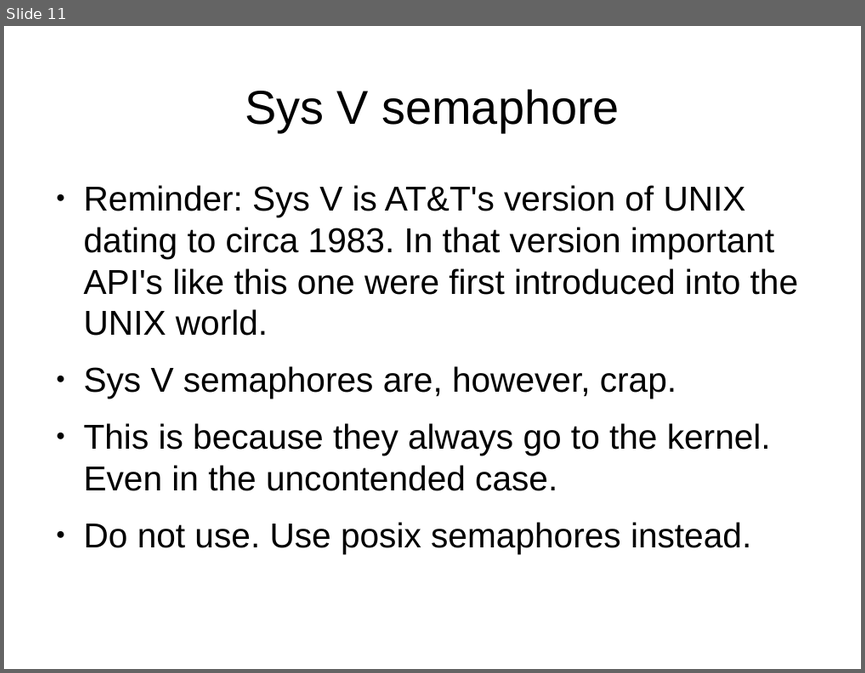
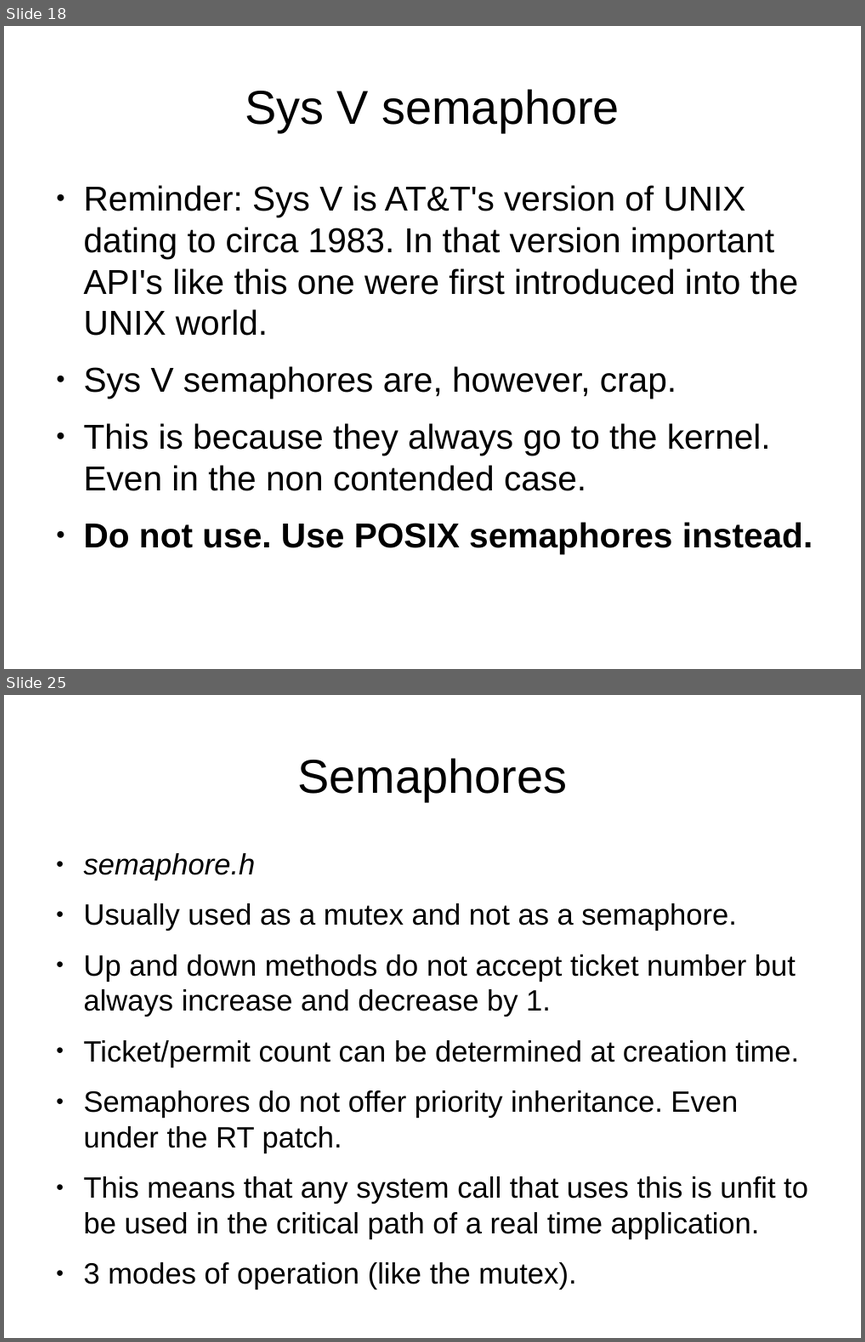
Before and after one commit to kalmuthu/slides, a slide deck: odp/linux/locking.odp. Shown one above the other, each under a label of ours: slide 11 before the commit, slides 18 and 25 after it; the slides between them are not shown. The pictures are 865x673 and 865x1342 pixels, drawn with LibreOffice and Linux fonts; fonts in the diff are those of the drawing. Boxes give left, top, right and bottom in pixels: in the first picture for what was removed or moved away, otherwise in the second. Text is boxed around its words. In the diff, an @@ line names an element or a change of style, - is before the commit and + after.

```diff
--- a/odp/linux/locking.odp
+++ b/odp/linux/locking.odp
@@ slide 25 added at box(4, 695, 861, 1338), background #FFFFFF @@
@@ title added at box(297, 758, 567, 801), 44 pt, text #000000 @@
+Semaphores
@@ text added at box(84, 853, 808, 1289), 27.2 pt, text #000000 @@
+● semaphore.h
+● Usually used as a mutex and not as a semaphore.
+● Up and down methods do not accept ticket number but always increase and decrease by 1.
+● Ticket/permit count can be determined at creation time.
+● Semaphores do not offer priority inheritance. Even under the RT patch.
+● This means that any system call that uses this is unfit to be used in the critical path of a real time application.
+● 3 modes of operation (like the mutex).
@@ what was slide 11 is now slide 18 @@
@@ slide 18 changed as well @@
@@ text at box(84, 423, 812, 553): text changed @@
-● This is because they always go to the kernel. Even in the uncontended case.
-● Do not use. Use posix semaphores instead.
+● This is because they always go to the kernel. Even in the non contended case.
+● Do not use. Use POSIX semaphores instead.
```
Also in this commit, not shown: 6 other slides changed, 16 other slides added.
